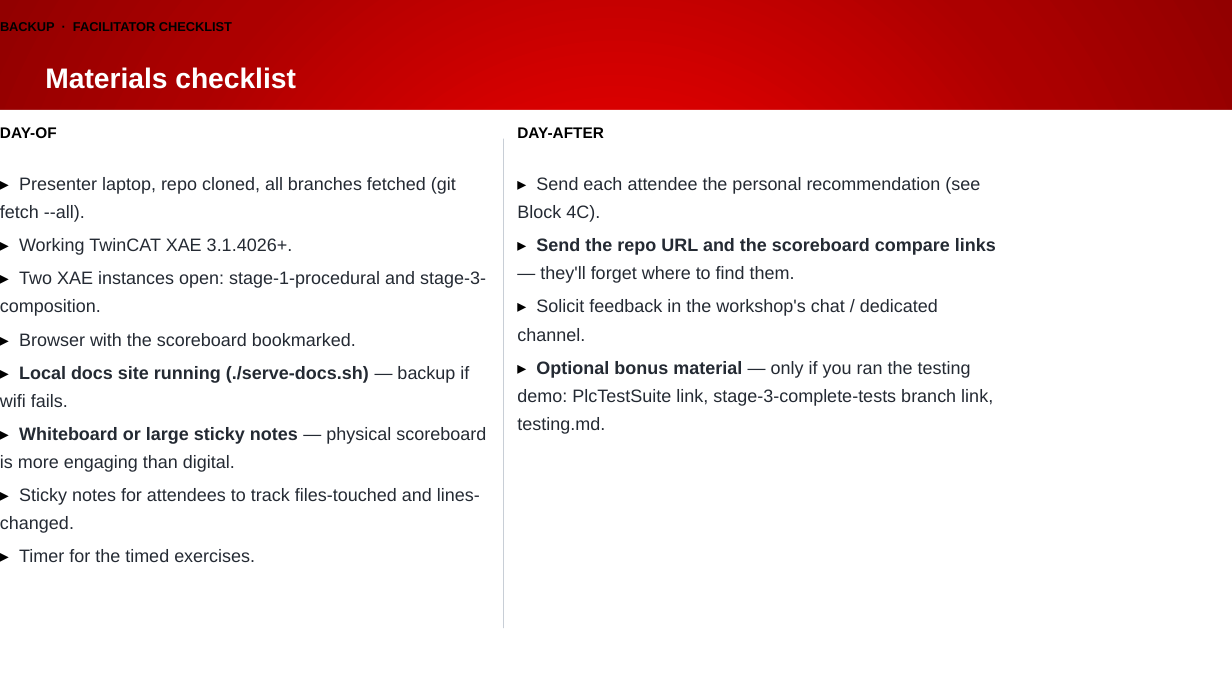
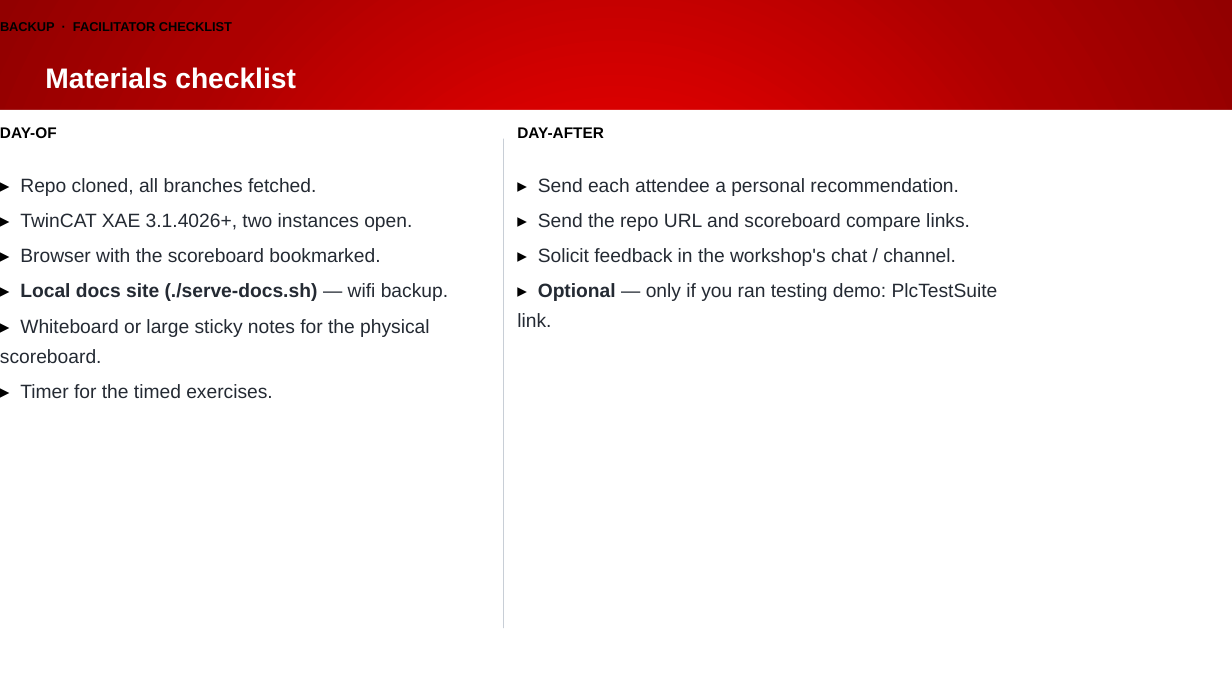
Before and after one commit to Beckhoff-USA-Community/Procedural_To_SOLID, a slide deck: slide 67 of presentation/NEM2026_workshop.pptx. Drawn at 1232x693 pixels with LibreOffice and Linux fonts; fonts in the diff are those of the drawing; background and template pictures are left out. Boxes give left, top, right and bottom in pixels: in the first picture for what was removed or moved away, otherwise in the second. Text is boxed around its words. In the diff, an @@ line names an element or a change of style, - is before the commit and + after.

```diff
--- a/presentation/NEM2026_workshop.pptx
+++ b/presentation/NEM2026_workshop.pptx
@@ text at bbox=[20, 178, 412, 231]: text changed; size 14 to 15 pt @@
-▸ Presenter laptop, repo cloned, all branches fetched (git fetch --all).
-▸ Working TwinCAT XAE 3.1.4026+.
-▸ Two XAE instances open: stage-1-procedural and stage-3-composition.
+▸ Repo cloned, all branches fetched.
+▸ TwinCAT XAE 3.1.4026+, two instances open.
@@ text at bbox=[517, 178, 998, 327]: text changed; size 14 to 15 pt @@
-▸ Send each attendee the personal recommendation (see Block 4C).
-▸ Send the repo URL and the scoreboard compare links — they'll forget where to find them.
-▸ Solicit feedback in the workshop's chat / dedicated channel.
-▸ Optional bonus material — only if you ran the testing demo: PlcTestSuite link, stage-3-complete-tests branch link, testing.md.
+▸ Send each attendee a personal recommendation.
+▸ Send the repo URL and scoreboard compare links.
+▸ Solicit feedback in the workshop's chat / channel.
+▸ Optional — only if you ran testing demo: PlcTestSuite link.
@@ text at bbox=[20, 248, 380, 398]: size 14 to 15 pt in "▸ Browser with the scoreboard bookmarked.", "▸ Timer for the timed exercises." @@
@@ text at bbox=[0, 283, 448, 363]: text changed; size 14 to 15 pt @@
-▸ Local docs site running (./serve-docs.sh) — backup if wifi fails.
-▸ Whiteboard or large sticky notes — physical scoreboard is more engaging than digital.
-▸ Sticky notes for attendees to track files-touched and lines-changed.
+▸ Local docs site (./serve-docs.sh) — wifi backup.
+▸ Whiteboard or large sticky notes for the physical scoreboard.
```
Also in this commit, not shown: 64 other slides changed, 1 other file.
